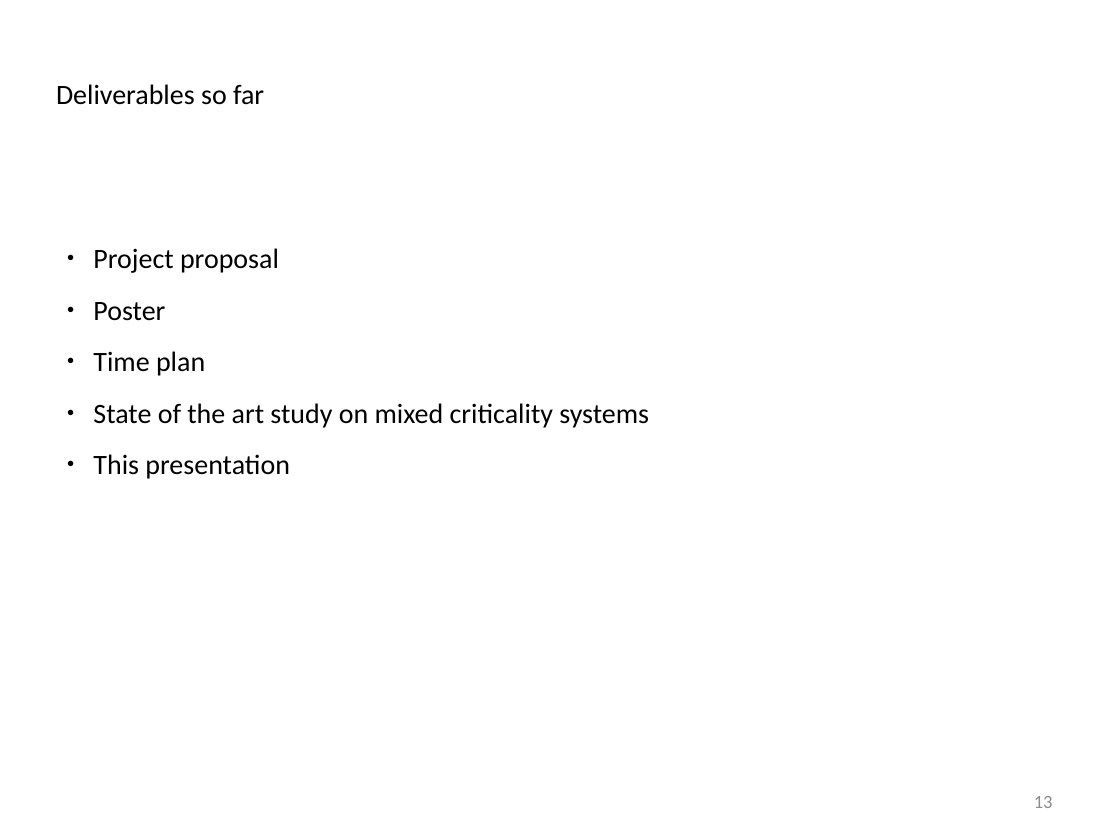
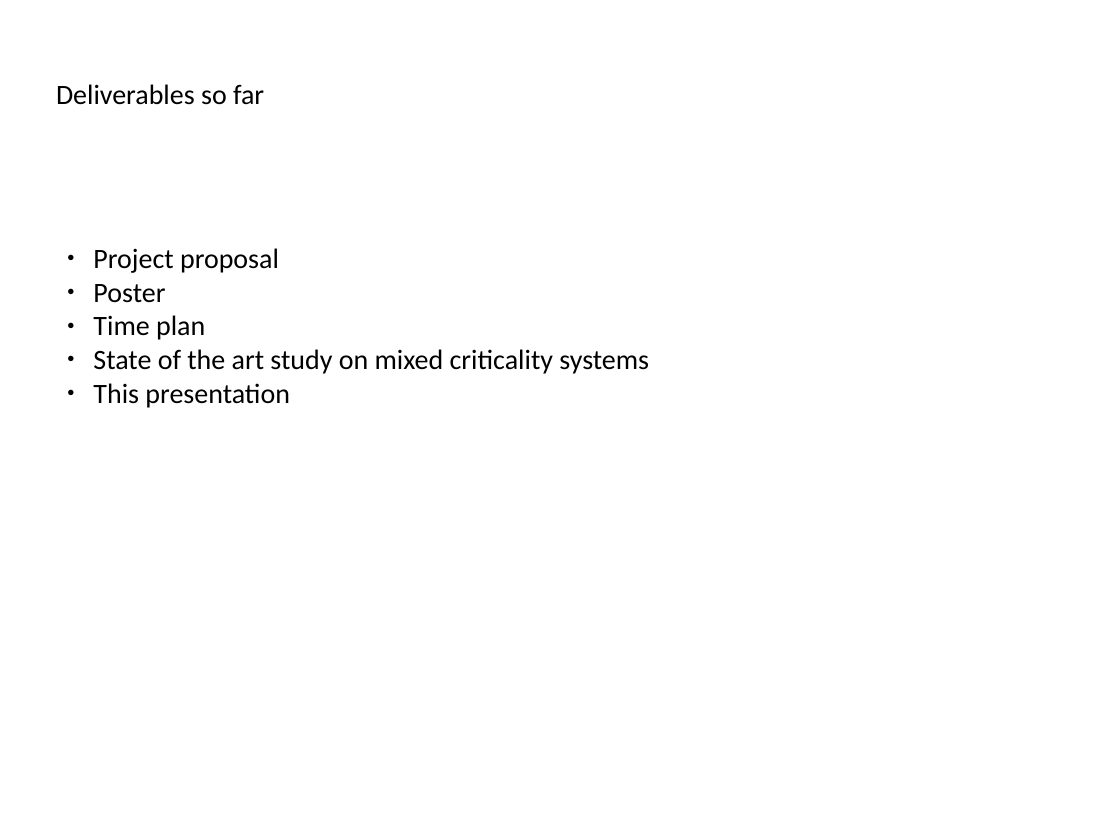
Before and after one commit to afcmrp/exjobb, a slide deck: slide 14 of Admin/presentation_20170317.odp (slide 13 before the commit). Drawn at 1120x840 pixels with LibreOffice and Linux fonts; fonts in the diff are those of the drawing; background and template pictures are left out. Boxes give left, top, right and bottom in pixels: in the first picture for what was removed or moved away, otherwise in the second. Text is boxed around its words. In the diff, an @@ line names an element or a change of style, - is before the commit and + after.

```diff
--- a/Admin/presentation_20170317.odp
+++ b/Admin/presentation_20170317.odp
@@ text "Project proposal" at [93, 248, 649, 408]: less space between paragraphs @@
@@ page number removed at [1034, 796, 1053, 808] @@
-13
```
Also in this commit, not shown: 13 other slides changed, 1 slide added.
